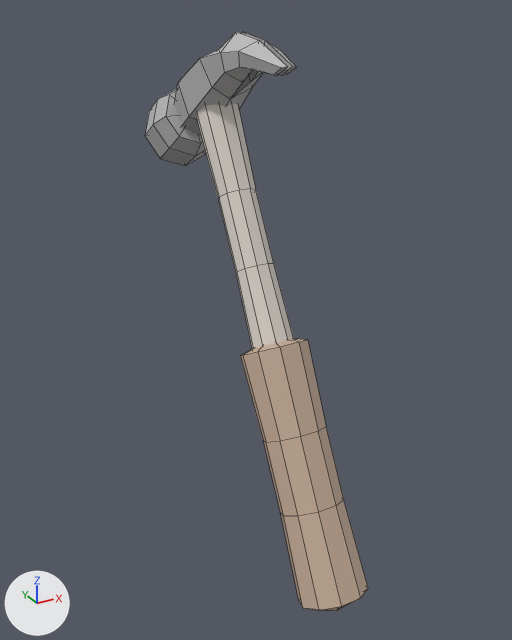
The FBX model Assets/Resources/FBX/ObjectAssets/hammer.fbx: old version first, new version second.
Before and after are seen from a camera (50 mm lens) standing at (-0.0236, 0.1177, 0.0302) and looking at (0.0002, 0.1609, 0.0087). The lights are fixed; the arrows at lower left show +X, +Y and +Z. Mesh edges are drawn as thin lines. Where no turn or scale is listed for an object, it has been applied to the vertices.
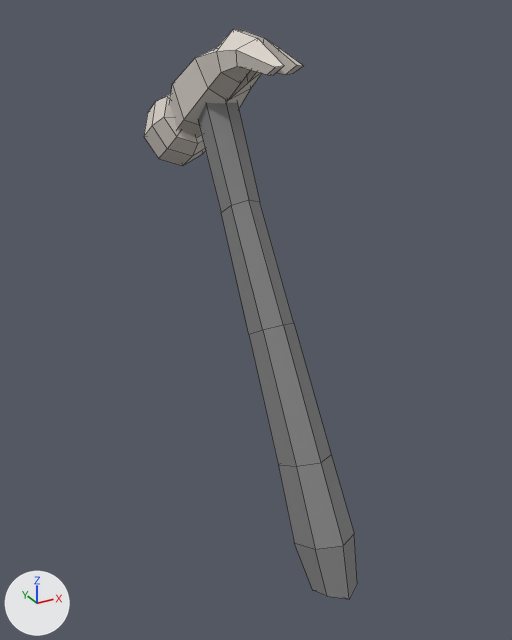
ob_hammer is not drawn itself; it is the parent of ob_pcube1, ob_pcylinder3.

Changed parts and their boxes (x1, y1, x2, y2) in the pictures (512 x 640 px):
'handle', added
    after: (198, 103, 357, 599)
'pCylinder1', deleted
    before: (240, 339, 368, 611)
'pCylinder2', deleted
    before: (197, 104, 294, 349)
'pCube1', recoloured, moved, turned, rescaled
    before: (175, 32, 296, 134)
    after: (170, 29, 303, 137)
'pCylinder3', moved, turned, rescaled
    before: (145, 89, 206, 166)
    after: (144, 93, 205, 166)

The change, as a list of edits to the scene's bpy script:
```text
Add mat_graphitemat:
    mat_graphitemat = principled_material('graphiteMat')
    mat_graphitemat.base_color = (0.222, 0.222, 0.222)  # grey #828282
    mat_graphitemat.roughness = 0.781
Change me_mesh_002:
    where me_mesh_002.from_pydata(...)  # 42 vertices, 40 faces; spans x -0.39..0.39, y -0.54..0.39, z -0.38..1.23
    remove me_mesh_002.materials.append(mat_lambert1)  # grey #bcbcbc
    add me_mesh_002.materials.append(mat_metalmat)  # light grey #dbd4cb
Add me_mesh_002_1:
    me_mesh_002_1.from_pydata(...)  # 36 vertices, 34 faces; spans x -0.0016..0.0016, y -0.0118..0.0096, z -0.0187..0.0153
    me_mesh_002_1.materials.append(mat_graphitemat)  # grey #828282
Remove ob_pcylinder1:
    ob_pcylinder1 = bpy.data.objects.new('pCylinder1', me_mesh)
    ob_pcylinder1.location = (0.0, 0.1535, -0.00033)
Change ob_pcube1:
    ob_pcube1.location: (0.0, 4.472, -0.527) -> (0.0, 4.068, -0.606)
Change ob_hammer:
    ob_hammer.location: (0.0, 0.157, 0.00952) -> (0.0, 0.158, 0.0101)
    ob_hammer.rotation_euler: (1.067, 0.0, 0.0) -> (1.06, 0.0, 0.0)  # degrees (61, 0, 0)
    ob_hammer.scale: (0.004, 0.004, 0.004) -> (0.00426, 0.00426, 0.00426)
Change ob_pcylinder3:
    ob_pcylinder3.location: (0.0, 4.48, -1.965) -> (0.0, 4.076, -1.919)
    ob_pcylinder3.scale: (0.719, 0.38, 0.719) -> (0.658, 0.348, 0.658)
Remove ob_pcylinder2:
    ob_pcylinder2 = bpy.data.objects.new('pCylinder2', me_mesh_001)
    ob_pcylinder2.location = (0.0, 0.16173, 0.01459)
Add ob_handle:
    ob_handle = bpy.data.objects.new('handle', me_mesh_002_1)
    ob_handle.location = (0.0, 0.15903, 0.01004)
```
